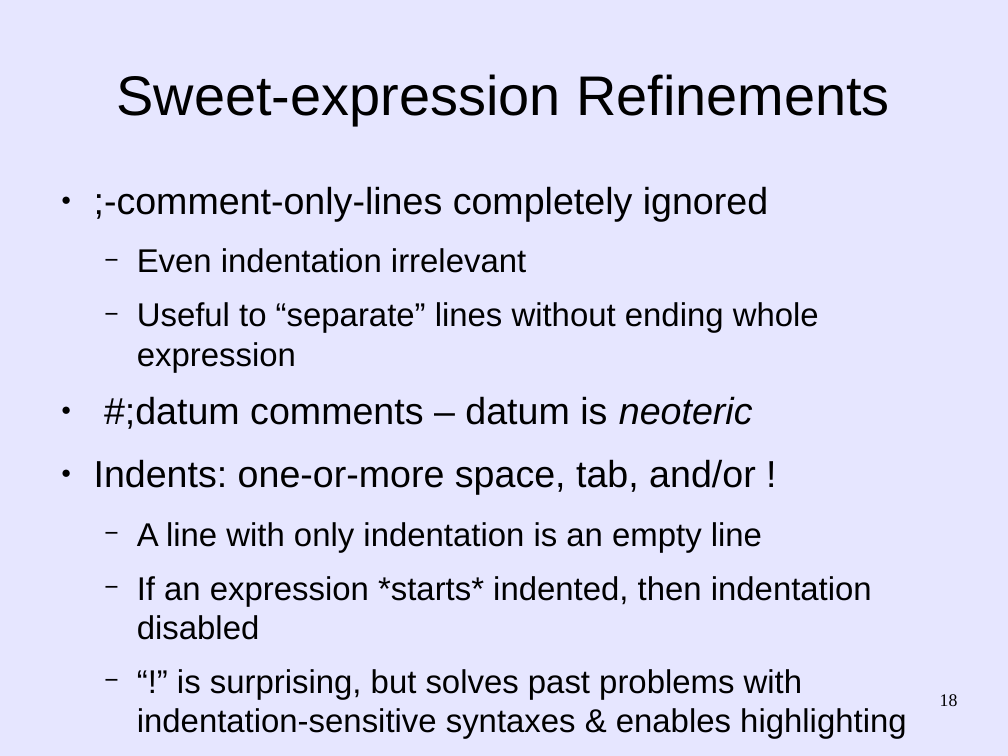
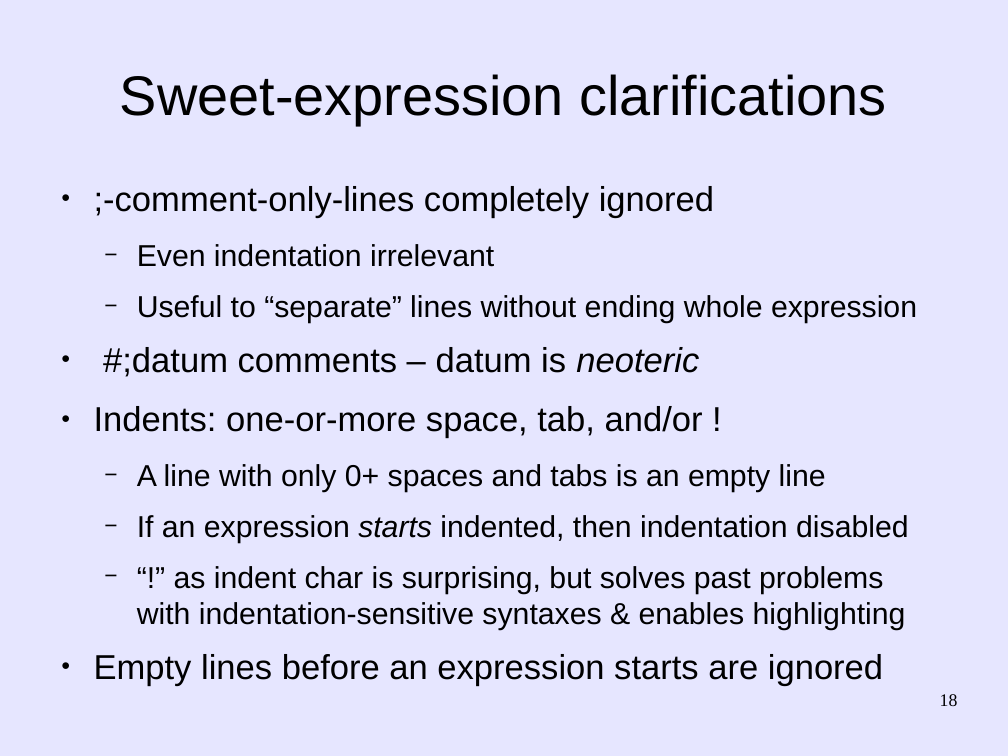
Before and after one commit to martin12333/Readable-Lisp-S-expressions, a slide deck: slide 18 of readable-s-expressions.odp. Drawn at 1008x756 pixels with LibreOffice and Linux fonts; fonts in the diff are those of the drawing. Boxes give left, top, right and bottom in pixels: in the first picture for what was removed or moved away, otherwise in the second. Text is boxed around its words. In the diff, an @@ line names an element or a change of style, - is before the commit and + after.

Commit message:
readable-s-expressions.odp: Improve presentation
  - Make it more consistent with SRFI-105 and SRFI-110, e.g.,
    empty lines are only spaces and tabs (not "!").
  - Make sweet-expressions and s-expressions side-by-side so that
    it's easier to visually compare them.

```diff
--- a/readable-s-expressions.odp
+++ b/readable-s-expressions.odp
@@ title at [120,74,886,125]: text changed @@
-Sweet-expression Refinements
+Sweet-expression clarifications
@@ text at [94,186,917,438]: size 29.6 to 27.2 pt in ";-comment-only-lines completely ignored", "#;datum comments – datum is neoteric", "Indents: one-or-more space, tab, and/or !"; size 25.9 to 23.8 pt in "Even indentation irrelevant", "Useful to “separate” lines without ending whole ..." @@
@@ text at [94,464,909,686]: text changed; size 25.9 to 23.8 pt @@
-  − A line with only indentation is an empty line
-  − If an expression *starts* indented, then indentation disabled
-  − “!” is surprising, but solves past problems with indentation-sensitive syntaxes & enables highlighting
+  − A line with only 0+ spaces and tabs is an empty line
+  − If an expression starts indented, then indentation disabled
+  − “!” as indent char is surprising, but solves past problems with indentation-sensitive syntaxes & enables highlighting
+● Empty lines before an expression starts are ignored
```
Also in this commit, not shown: 22 other slides changed, 3 slides added, 2 slides removed.
